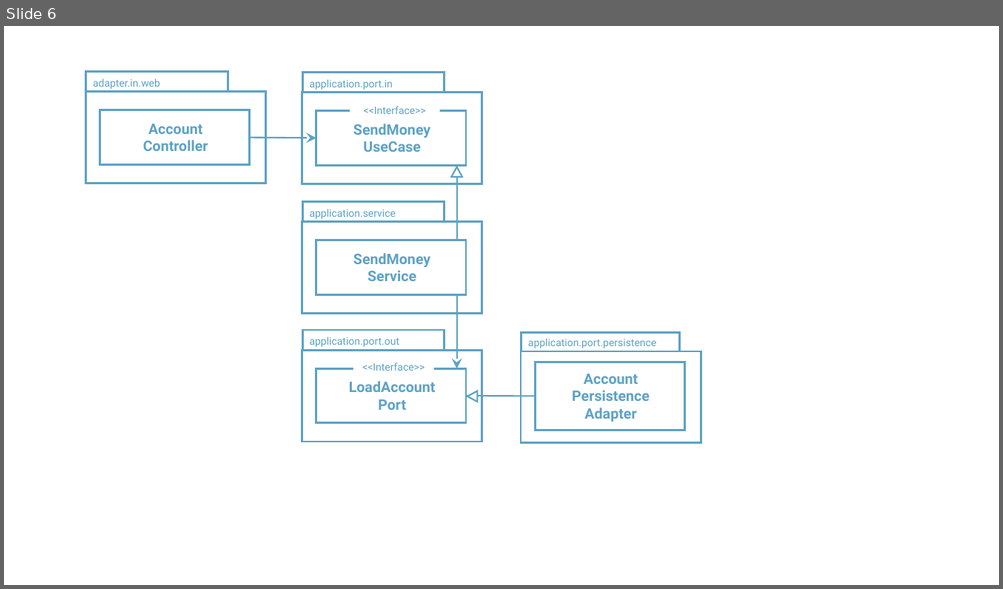
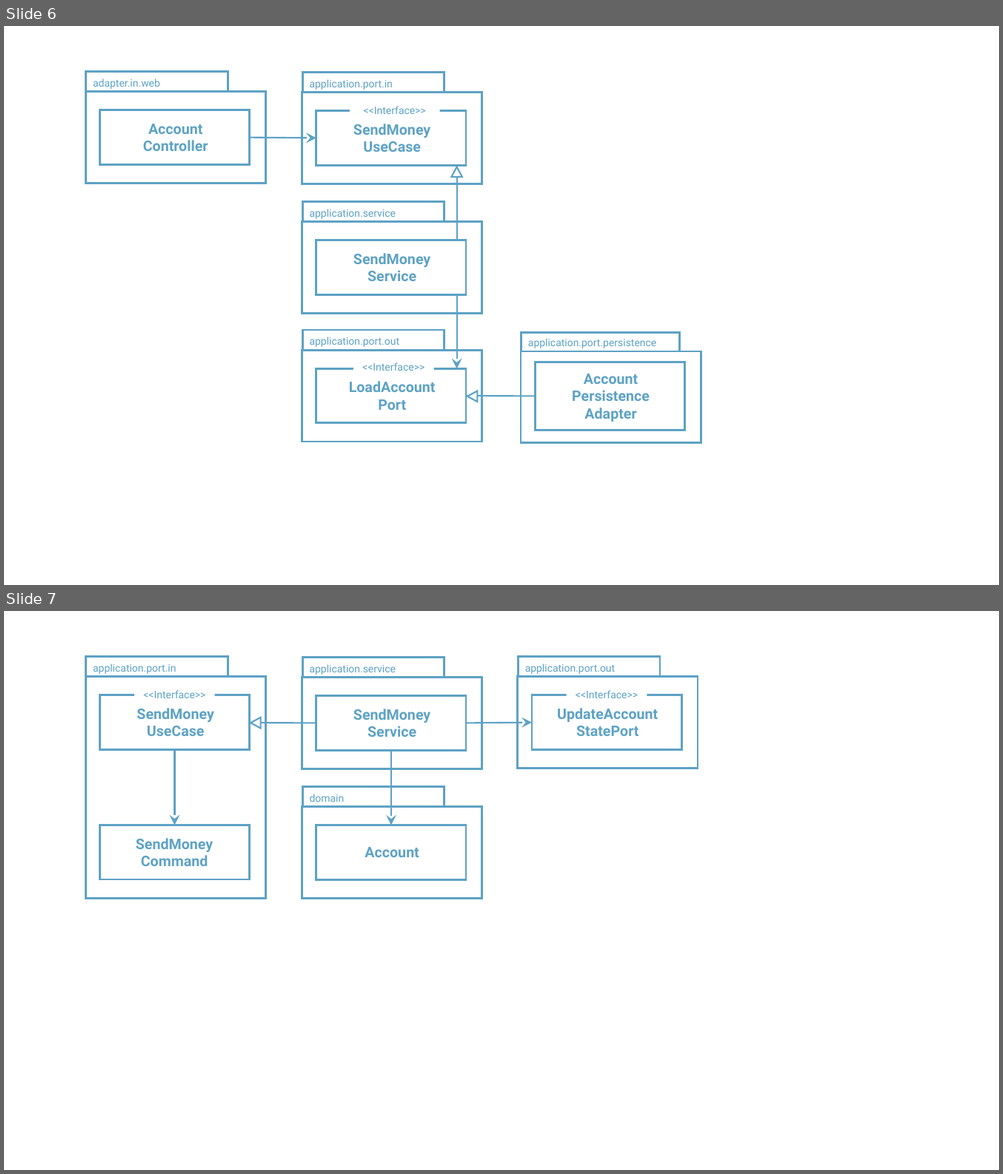
Before and after one commit to rudaks-han/book-summary, a slide deck: Get Your Hands Dirty on Clean Architecture/ref/프레젠테이션1.pptx. Shown one above the other, each under a label of ours: slide 6 before the commit, slides 6 and 7 after it. The pictures are 1003x589 and 1003x1174 pixels, drawn with LibreOffice and Linux fonts; fonts in the diff are those of the drawing. Boxes give left, top, right and bottom in pixels: in the first picture for what was removed or moved away, otherwise in the second. Text is boxed around its words. In the diff, an @@ line names an element or a change of style, - is before the commit and + after.

```diff
--- a/Get Your Hands Dirty on Clean Architecture/ref/프레젠테이션1.pptx
+++ b/Get Your Hands Dirty on Clean Architecture/ref/프레젠테이션1.pptx
@@ slide 7 added at [4, 611, 999, 1170], background #FFFFFF @@
@@ group added at [301, 658, 481, 769]: 3 rectangles, 2 texts @@
+SendMoney
+Service
+application.service
@@ group added at [518, 657, 697, 769]: 3 rectangles, 2 texts @@
+UpdateAccount
+StatePort
+application.port.out
@@ text added at [143, 690, 205, 698], 10 pt, text #5DA2C5 @@
+<<Interface>>
@@ text added at [575, 690, 637, 698], 10 pt, text #5DA2C5 @@
+<<Interface>>
@@ triangle added at [250, 718, 260, 728], fill #FFFFFF, outline #5DA2C5 1.5 pt @@
@@ line added from (261, 723) to (316, 723), #5DA2C5 1.5 pt @@
@@ arrow added from (466, 723) to (532, 722), #5DA2C5 1.5 pt @@
@@ arrow added from (175, 750) to (175, 825), #5DA2C5 1.5 pt @@
@@ arrow added from (391, 751) to (391, 825), #5DA2C5 1.5 pt @@
@@ group added at [301, 786, 481, 898]: 3 rectangles, 2 texts @@
+Account
+domain
@@ group added at [85, 657, 265, 898]: 4 rectangles, 3 texts @@
+SendMoney
+UseCase
+application.port.in
+SendMoney
+Command
```
Also in this commit, not shown: 7 other files.
